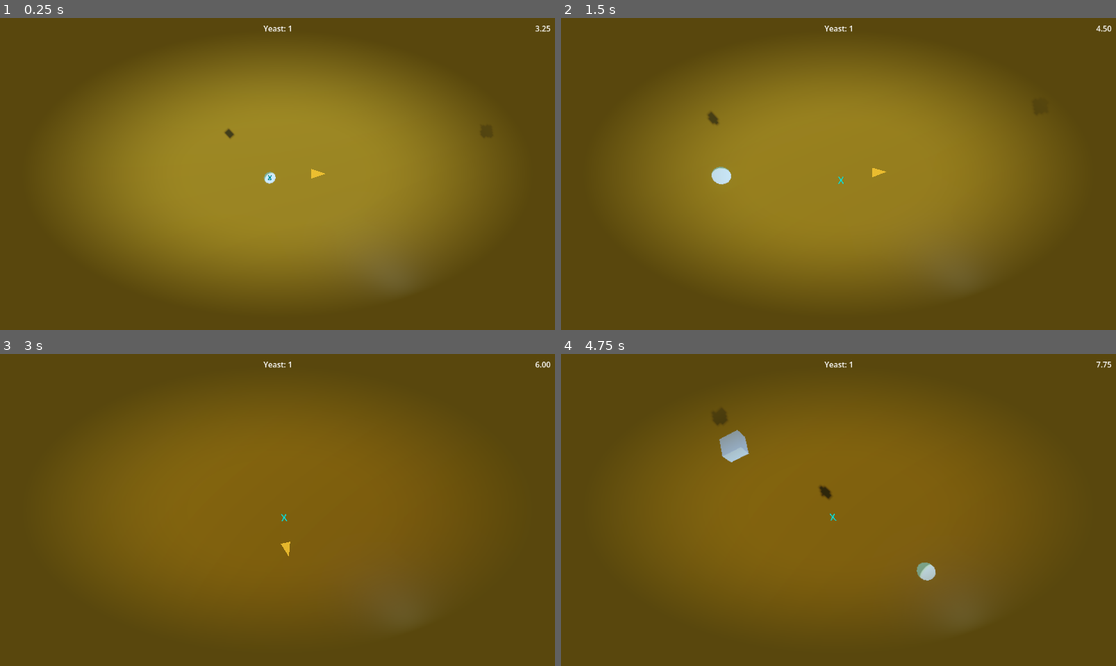
Above: before the commit, frames 1-4 (two rows, left to right).
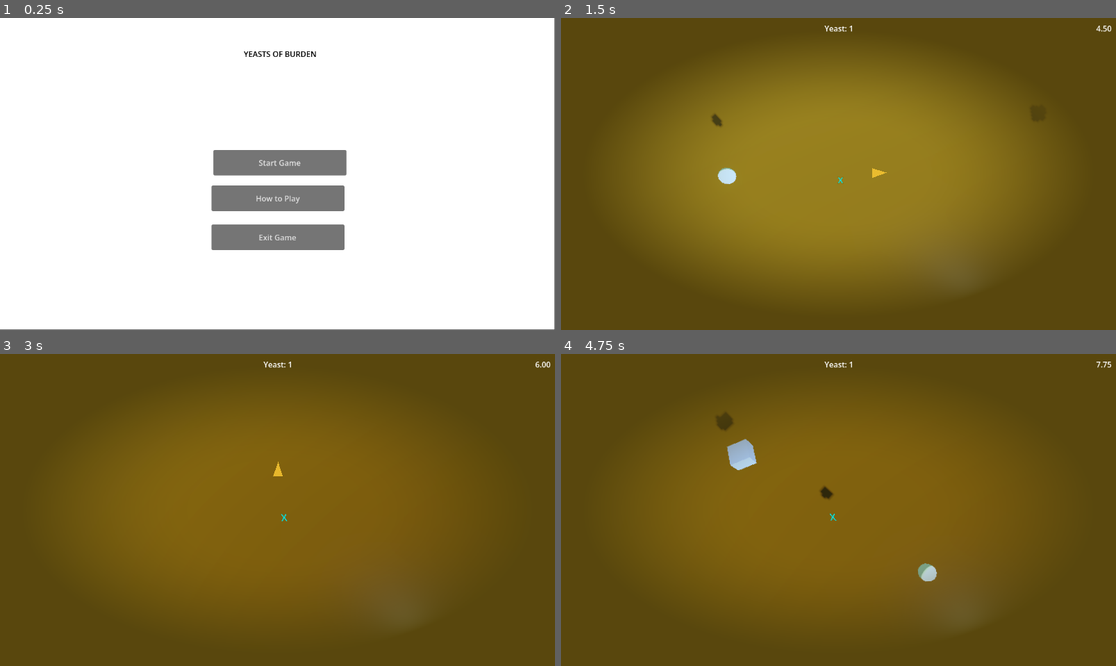
Above: after the commit, the same moments.

Repository: zeke8402/asg-godot-brewing
Game: Godot game, scene res://Scenes/screen_start.tscn
Same seed, same stepped clock (60 frames per second), same inputs: the game is played once before the commit and once after it. Before the commit the project starts from res://Scenes/main.tscn.
Inputs (mouse positions are in pixels of both pictures, inside the frame that each line leads up to):
- Up to frame 1 (0.25 s): no input
- Up to frame 2 (1.5 s): click (838, 161) at 0.5 s, where only the run after the commit has a clickable "Start Game"; move the mouse to (960, 158) at 1.27 s; hold D (move_right) from 1.28 s (still down); hold Right mouse button (rally) from 1.28 s (still down)
- Up to frame 3 (3 s): move the mouse to (166, 525) at 2.02 s; release D (move_right) at 2.03 s; release Right mouse button (rally) at 2.03 s; hold S (move_down) 2.03-2.78 s; right-click (166, 525) at 2.1 s; move the mouse to (333, 441) at 2.77 s; hold D (move_right) from 2.78 s (still down); hold Right mouse button (rally) from 2.78 s (still down)
- Up to frame 4 (4.75 s): move the mouse to (810, 572) at 3.52 s; release D (move_right) at 3.53 s; release Right mouse button (rally) at 3.53 s; hold W (move_up) 3.53-4.28 s; right-click (810, 572) at 3.6 s; move the mouse to (1005, 556) at 4.27 s; hold A (move_left) from 4.28 s (still down); hold Right mouse button (rally) from 4.28 s (still down)

The runs differ from the first frame. In frame 1, 100% of the frame differs, in the area x 0-100%, y 0-100%; in frame 2, 0.2%; in frame 3, less than 0.1%; in frame 4, 0.6%.

Commit message:
adding sound and final touch ups to project

Diff:
--- /dev/null
+++ b/Autoload/audio.gd
@@ -0,0 +1,17 @@
+extends Node
+
+var _player: AudioStreamPlayer
+
+func _ready() -> void:
+	_player = AudioStreamPlayer.new()
+	_player.bus = "Music"
+	add_child(_player)
+
+func play(stream: AudioStream) -> void:
+	if _player.stream == stream and _player.playing:
+		return
+	_player.stream = stream
+	_player.play()
+
+func stop() -> void:
+	_player.stop()
--- a/Autoload/ethanol.gd
+++ b/Autoload/ethanol.gd
@@ -5,7 +5,6 @@
 
 func add(amount: float) -> void:
 	level = clamp(level + amount, 0.0, MAX_ETHANOL)
-	print("ethanol level: ", level, " clarity: ", get_clarity())
 
 func get_clarity() -> float:
 	return level / MAX_ETHANOL
--- a/Scripts/flock.gd
+++ b/Scripts/flock.gd
@@ -101,7 +101,6 @@
 		#_add_food_range_indicator(cell)
 
 func remove_cell(cell: Node3D) -> void:
-	print('erasing')
 	_cells.erase(cell)
 
 func _process(delta: float) -> void:
--- a/Scripts/screen_start.gd
+++ b/Scripts/screen_start.gd
@@ -2,6 +2,7 @@
 
 func _ready() -> void:
 	process_mode = Node.PROCESS_MODE_ALWAYS
+	Music.play(preload("res://Assets/output.ogg"))
 
 func _on_start_game_button_pressed() -> void:
 	get_tree().paused = false
--- a/Scripts/yeast.gd
+++ b/Scripts/yeast.gd
@@ -30,8 +30,10 @@
 		state = value
 		if value == State.EATING:
 			_eat_particles.emitting = true
+			_eat_sound.play()
 		else:
 			_eat_particles.emitting = false
+			_eat_sound.stop()
 
 var eat_timer: float = 0.0 # How long before food units are gained.
 var current_food: Node3D = null:
@@ -47,6 +49,21 @@
 func _ready() -> void:
 	_build_mesh()
 	_build_particles()
+	_build_sounds()
+
+var _eat_sound: AudioStreamPlayer
+var _replicate_sound: AudioStreamPlayer
+
+func _build_sounds() -> void:
+	_eat_sound = AudioStreamPlayer.new()
+	_eat_sound.stream = preload("res://Assets/eating.ogg")
+	_eat_sound.bus = "SFX"
+	add_child(_eat_sound)
+
+	_replicate_sound = AudioStreamPlayer.new()
+	_replicate_sound.stream = preload("res://Assets/replicating.ogg")
+	_replicate_sound.bus = "SFX"
+	add_child(_replicate_sound)
 
 func _build_particles() -> void:
 	_eat_particles = preload("res://Scenes/eat_particles.tscn").instantiate()
@@ -135,6 +152,7 @@
 			current_dir = Vector3(randf_range(-1.0, 1.0), 0.0, randf_range(-1.0, 1.0)).normalized()
 		velocity = -current_dir * flock.replicateBurstStrength
 		flock.spawn_cell_at(global_position, current_dir)
+		_replicate_sound.play()
 
 func _die() -> void:
 	velocity = Vector3.ZERO
--- /dev/null
+++ b/default_bus_layout.tres
@@ -0,0 +1,15 @@
+[gd_resource type="AudioBusLayout" format=3 uid="uid://di2cdgnqsx5cr"]
+
+[resource]
+bus/1/name = &"Music"
+bus/1/solo = false
+bus/1/mute = false
+bus/1/bypass_fx = false
+bus/1/volume_db = -5.042245
+bus/1/send = &"Master"
+bus/2/name = &"SFX"
+bus/2/solo = false
+bus/2/mute = false
+bus/2/bypass_fx = false
+bus/2/volume_db = 3.0447407
+bus/2/send = &"Master"
--- a/project.godot
+++ b/project.godot
@@ -11,17 +11,23 @@
 [application]
 
 config/name="asg-godot-brewing"
-run/main_scene="uid://bq2nva3dhtyeo"
+run/main_scene="uid://bsxo5jrnpoe34"
 config/features=PackedStringArray("4.6", "GL Compatibility")
 config/icon="res://icon.svg"
+
+[audio]
+
+buses/default_bus_layout="uid://di2cdgnqsx5cr"
 
 [autoload]
 
 Ethanol="*uid://d4e1ui5vgny06"
+Music="*uid://bp6k6nq7jexxn"
 
 [file_customization]
 
 folder_colors={
+"res://Assets/": "pink",
 "res://Autoload/": "orange",
 "res://Scenes/": "blue",
 "res://Scripts/": "green",
Not shown, added: Assets/eating.ogg.import
Not shown, added: Assets/output.ogg.import
Not shown, added: Assets/replicating.ogg.import
Not shown, added: Autoload/audio.gd.uid
Not shown, changed: export_presets.cfg
Not shown, added: Assets/eating.ogg
Not shown, added: Assets/output.ogg
Not shown, added: Assets/replicating.ogg
